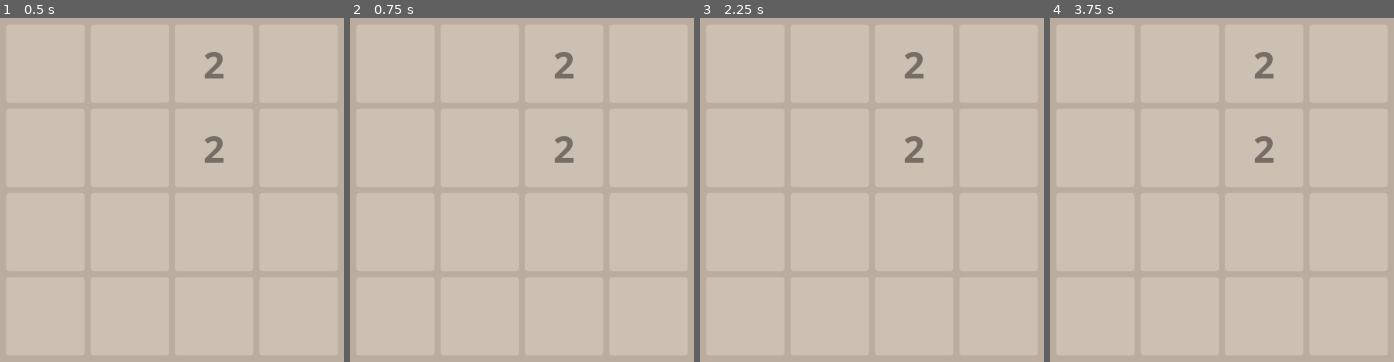
Above: before the commit, frames 1-4 (left to right).
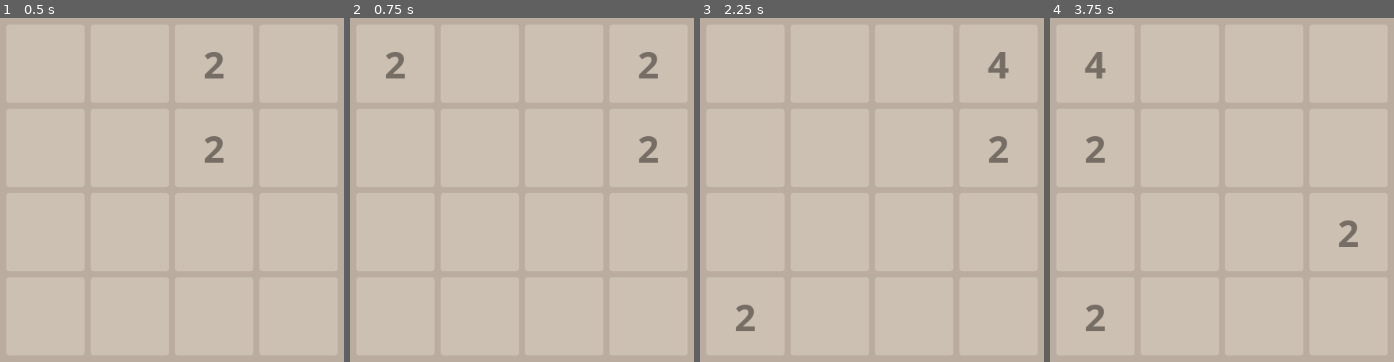
Above: after the commit, the same moments.

Repository: xinyer/game-2048
Game: Godot game, scene res://Board.tscn
Two runs of this game, one before a commit and one after it. Both use one fixed random seed, a clock stepped at 60 frames per second and the inputs below.
Inputs:
- Up to frame 1 (0.5 s): no input
- Up to frame 2 (0.75 s): tap Enter at 0.5 s; hold Right (ui_right) from 0.53 s (still down)
- Up to frame 3 (2.25 s): tap Space at 1.25 s; release Right (ui_right) at 1.28 s; hold Down (ui_down) 1.28-2.03 s; tap Enter at 2 s; hold Right (ui_right) from 2.03 s (still down)
- Up to frame 4 (3.75 s): tap Space at 2.75 s; release Right (ui_right) at 2.78 s; hold Up (ui_up) 2.78-3.53 s; tap Enter at 3.5 s; hold Left (ui_left) from 3.53 s (still down)

Frame 1 is identical in both runs. In frame 2, 1.2% of the frame differs, in the area x 10-90%, y 9-43%; in frame 3, 1.2%; in frame 4, 1.5%, in the area x 10-90%, y 9-91%.

Commit message:
move right and left

Diff:
--- a/Scripts/Board.gd
+++ b/Scripts/Board.gd
@@ -22,9 +22,18 @@
 
 func _process(delta):
 	if Input.is_action_just_pressed("ui_left"):
+		for line in board:
+			line.invert()
+			slide(line)
+			line.invert()
+		update_board()
+		new_tile()
 		pass
 	elif Input.is_action_just_pressed("ui_right"):
-		pass
+		for line in board:
+			slide(line)
+		update_board()
+		new_tile()
 	elif Input.is_action_just_pressed("ui_up"):
 		pass
 	elif Input.is_action_just_pressed("ui_down"):
@@ -46,6 +55,7 @@
 	var i = value
 	if value == 0: i = create_random_value()
 	set_element(position, i)
+	update_board()
 
 func create_random_position() -> Vector2:
 	var position = Vector2(
@@ -71,3 +81,15 @@
 
 func set_element(pos: Vector2, value: int):
 	board[pos.x][pos.y] = value
+
+func slide(line: Array):
+	for n in range(1, 4):
+		var i = width - 2
+		while i >= 0:
+			if line[i + 1] == 0:
+				line[i + 1] = line[i]
+				line[i] = 0
+			elif line[i + 1] == line[i]:
+				line[i + 1] = line[i + 1] * 2
+				line[i] = 0
+			i = i - 1
